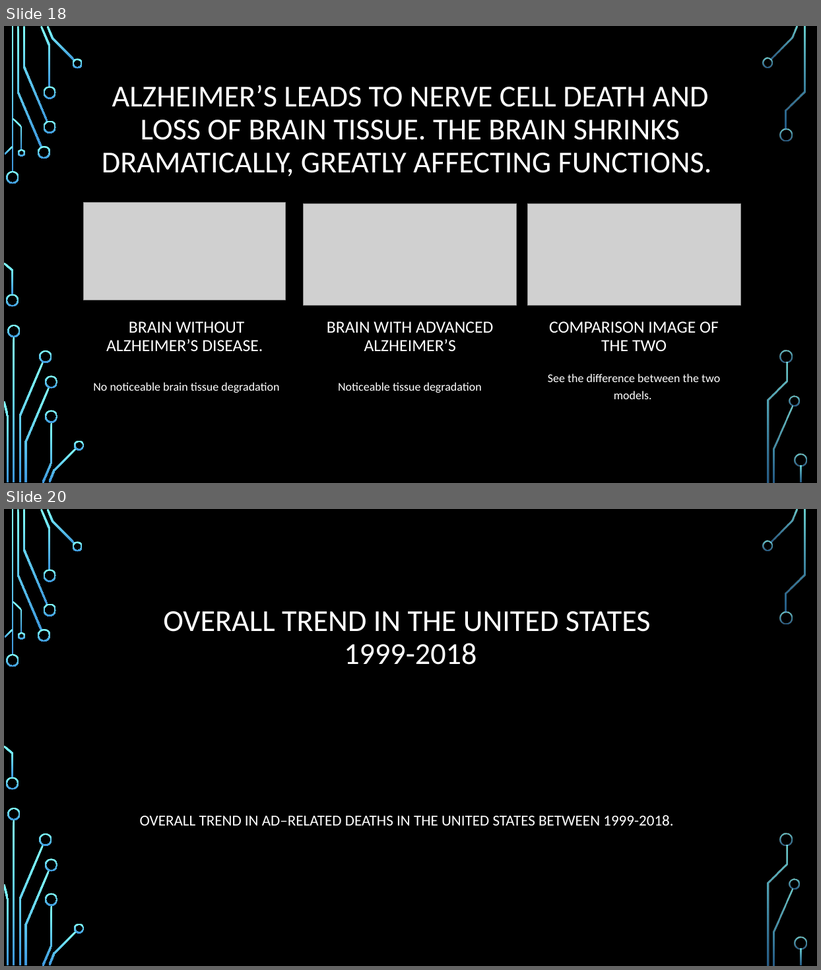
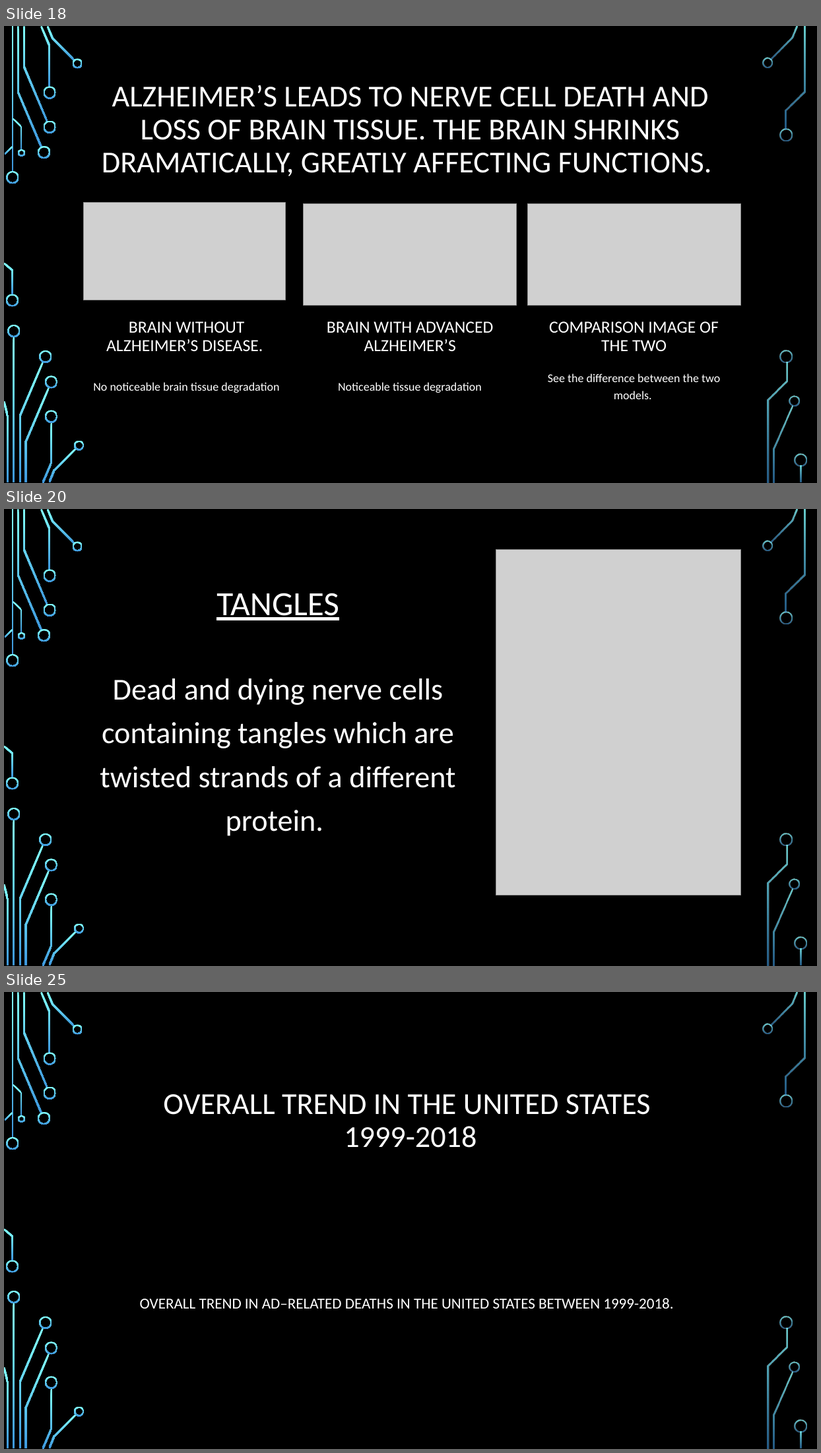
Before and after one commit to MrBardot/Trends-in-Alzheimers-Disease-Fatalities-in-the-United-States-and-Tennessee-from-1999-2018.-, a slide deck: Presentation/Alzheimer’s Disease Trends in the United States.pptx. Shown one above the other, each under a label of ours: slides 18 and 20 before the commit, slides 18, 20 and 25 after it; the slides between them are not shown. The pictures are 821x970 and 821x1453 pixels, drawn with LibreOffice and Linux fonts; fonts in the diff are those of the drawing; grey boxes stand for pictures; background and template pictures are left out. Boxes give left, top, right and bottom in pixels: in the first picture for what was removed or moved away, otherwise in the second. Text is boxed around its words. In the diff, an @@ line names an element or a change of style, - is before the commit and + after.

```diff
--- a/Presentation/Alzheimer’s Disease Trends in the United States.pptx
+++ b/Presentation/Alzheimer’s Disease Trends in the United States.pptx
@@ slide 20 added at [4, 509, 817, 966], background picture (left out); not listed: 36 template elements that a slide beside it also shows @@
@@ picture added at [496, 550, 741, 896] @@
@@ title added at [217, 593, 339, 621], 40 pt, text #FFFFFF, underline @@
+TANGLES
@@ text added at [100, 679, 455, 836], 36 pt, text #FFFFFF @@
+Dead and dying nerve cells containing tangles which are twisted strands of a different protein.
@@ what was slide 20 is now slide 25 @@
```
Also in this commit, not shown: 2 slides changed, 5 other slides added, 1 slide removed.
